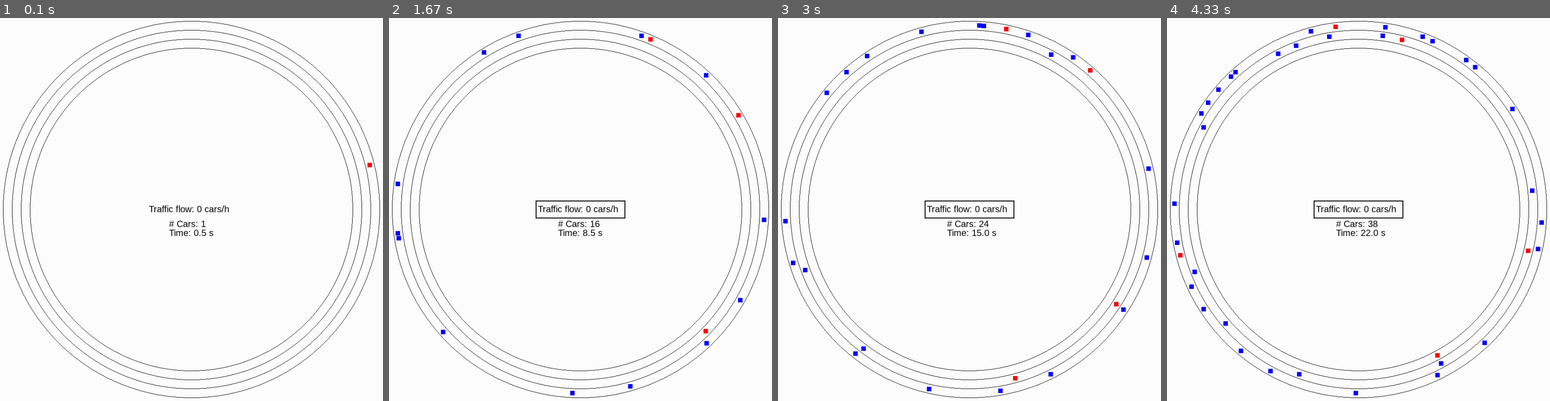
Above: before the commit, frames 1-4 (left to right).
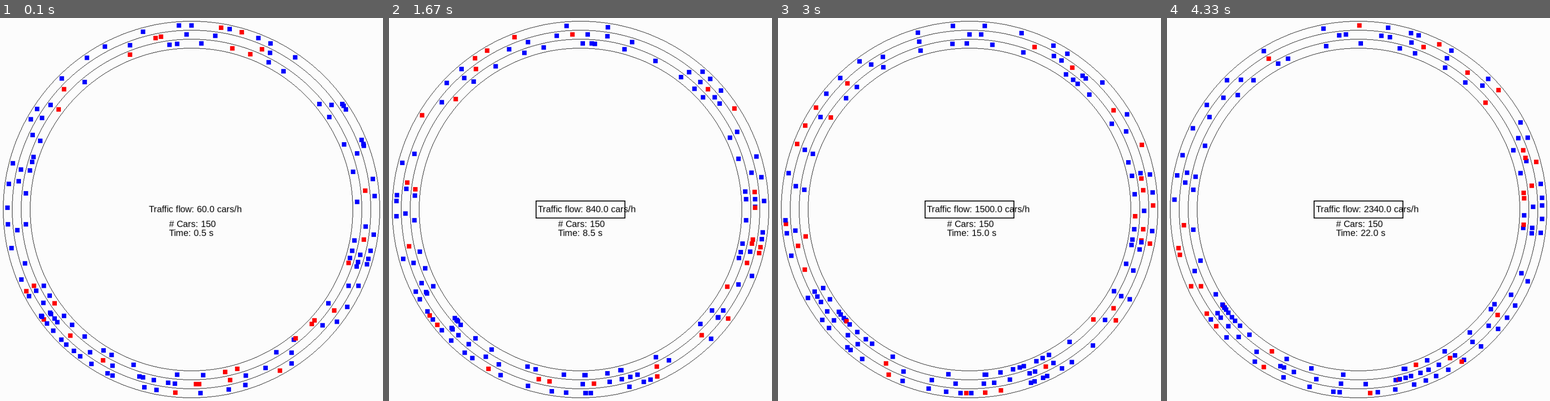
Above: after the commit, the same moments.

Repository: atonderski/TrafficMadness
Game: pygame game, started from traffic_madness/main.py
The game is run twice, just before and just after one commit, with the same random seed, the same clock (stepped at 60 frames per second) and the same inputs.
Inputs:
- Up to frame 1 (0.1 s): no input
- Up to frame 2 (1.67 s): no input
- Up to frame 3 (3 s): no input
- Up to frame 4 (4.33 s): no input

The runs differ from the first frame. In frame 1, 2.5% of the frame differs, in the area x 1-99%, y 1-99%; in frame 2, 2.7%; in frame 3, 2.8%; in frame 4, 3.0%.

Commit message:
Removed drawer in equilibration and spawning

Diff:
--- a/traffic_madness/car/lane_switching_car.py
+++ b/traffic_madness/car/lane_switching_car.py
@@ -36,13 +36,15 @@
             self.velocity = max(
                 0, self.velocity - self.deceleration * self.timestep)
 
-        self.update_position(self.position + dist_to_car_in_front)
-
-        assert self.velocity >= 0
         self.delay_buffer.append(self.velocity)
         self.velocity = 0
         if (len(self.delay_buffer) > self.delay_buffer_length):
             self.velocity = self.delay_buffer.pop(0)
+
+        self.update_position(self.position + dist_to_car_in_front)
+
+        assert self.velocity >= 0
+
 
 
     def update_position(self, car_in_front_position):
--- a/traffic_madness/config.py
+++ b/traffic_madness/config.py
@@ -22,4 +22,4 @@
         self.passiveness = 0.8
         self.safetymultiplier = 0.5
         self.car_length = 5.0
-        self.delay_buffer_length = 10
+        self.delay_buffer_length = 2
--- a/traffic_madness/main.py
+++ b/traffic_madness/main.py
@@ -36,7 +36,7 @@
         track.update()
         time_counter += 1
         #  Give flow to the drawer to draw it
-        drawer.update(track.get_all_cars(), time_counter, 0)
+        # drawer.update(track.get_all_cars(), time_counter, 0)
 
 
 def equilibration(track, drawer, flow_array):
@@ -48,7 +48,7 @@
         # Get flow and updated flow array
         flow, flow_array = traffic_flow(track.get_flow_cars(), flow_array)
         # # Give flow to the drawer to draw it
-        drawer.update(track.get_all_cars(), time_counter, flow)
+        # drawer.update(track.get_all_cars(), time_counter, flow)
 
 
 def observation(track, drawer, flow_array):
